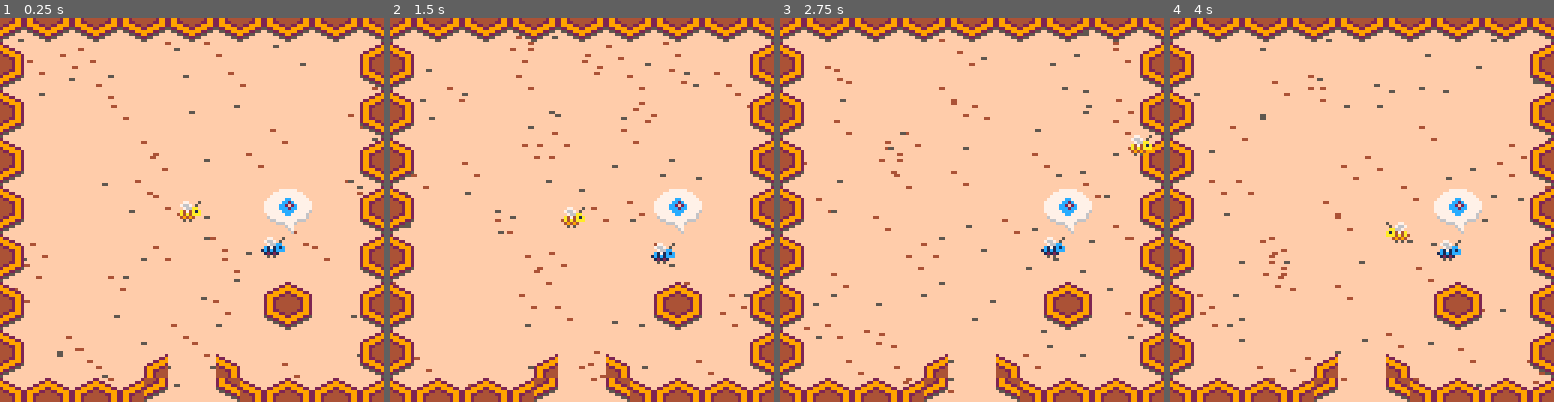
Above: before the commit, frames 1-4 (left to right).
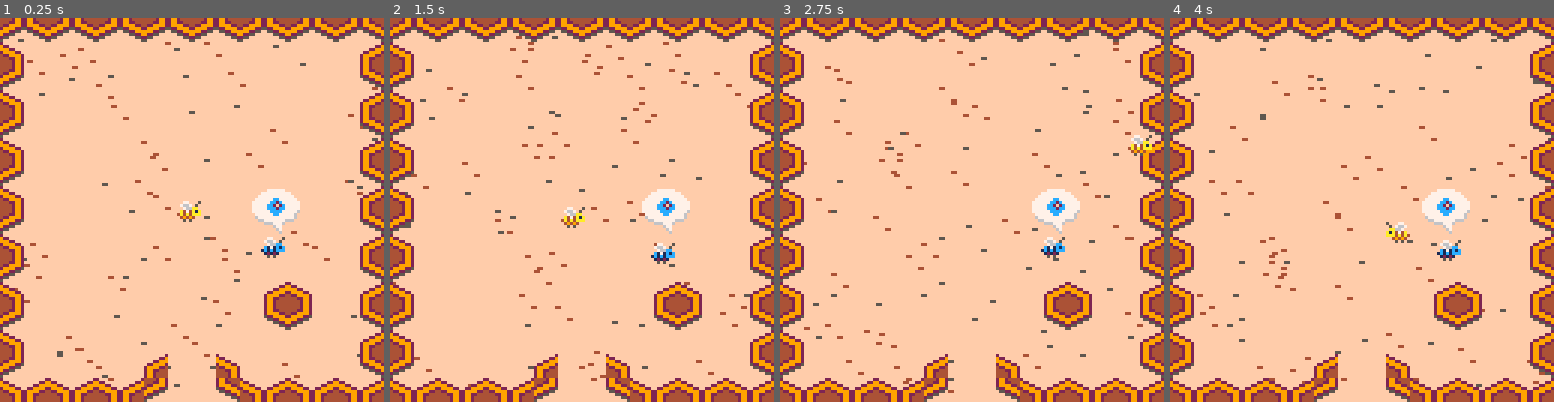
Above: after the commit, the same moments.

Repository: global-game-jam-2019-team/the_letter_bee
Game: PICO-8 cartridge the_letter_bee.p8
Same seed, same stepped clock (60 frames per second), same inputs: the game is played once before the commit and once after it.
Inputs:
- Up to frame 1 (0.25 s): no input
- Up to frame 2 (1.5 s): tap X (X key) at 0.33, 1.07 s; tap O (Z key) at 0.7 s
- Up to frame 3 (2.75 s): hold Right 1.6-2.1 s; tap O (Z key) at 1.7, 2.1, 2.5 s; tap X (X key) at 1.85 s; hold Up 2.15-2.42 s; hold Right from 2.47 s (still down)
- Up to frame 4 (4 s): tap O (Z key) at 2.9, 3.3, 3.7 s; tap X (X key) at 2.97 s; release Right at 3.03 s; hold Left 3.08-3.58 s; hold Down 3.63-3.97 s

The runs differ from the first frame. In frame 1, 1.0% of the frame differs, in the area x 65-82%, y 44-57%; in frame 2, 1.0%; in frame 3, 1.0%; in frame 4, 1.0%.

Commit message:
refactor

Diff:
--- a/the_letter_bee.p8
+++ b/the_letter_bee.p8
@@ -689,11 +689,11 @@
   }
 
   hive_entities = {
-    {type="exit",      x=64, y=128,reactions={go_to_overworld}},
-    {type="honeycomb", x=96, y=96,reactions={er_consume_carry}},
-    {type="bee_blue",  x=96, y=76,petal_r=5,updates={eu_bee_jank}},
-    {type="speech",    x=96, y=76-12,},
-    {type="food_blue", x=96, y=76-12,},
+    {type="exit",      x=64,   y=128,   reactions={go_to_overworld}},
+    {type="honeycomb", x=96,   y=96,    reactions={er_consume_carry}},
+    {type="bee_blue",  x=96,   y=96-20, petal_r=5,updates={eu_bee_jank}},
+    {type="speech",    x=96-4, y=96-20-12,},
+    {type="food_blue", x=96-4, y=96-20-12,},
   }
   for entity in all(hive_entities) do
     entity.ox = entity.x
